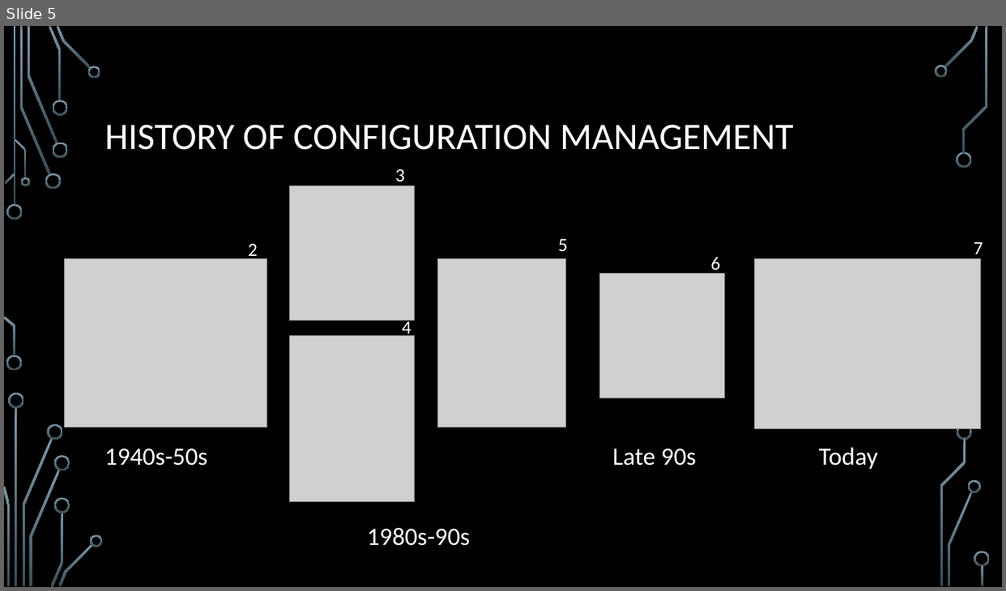
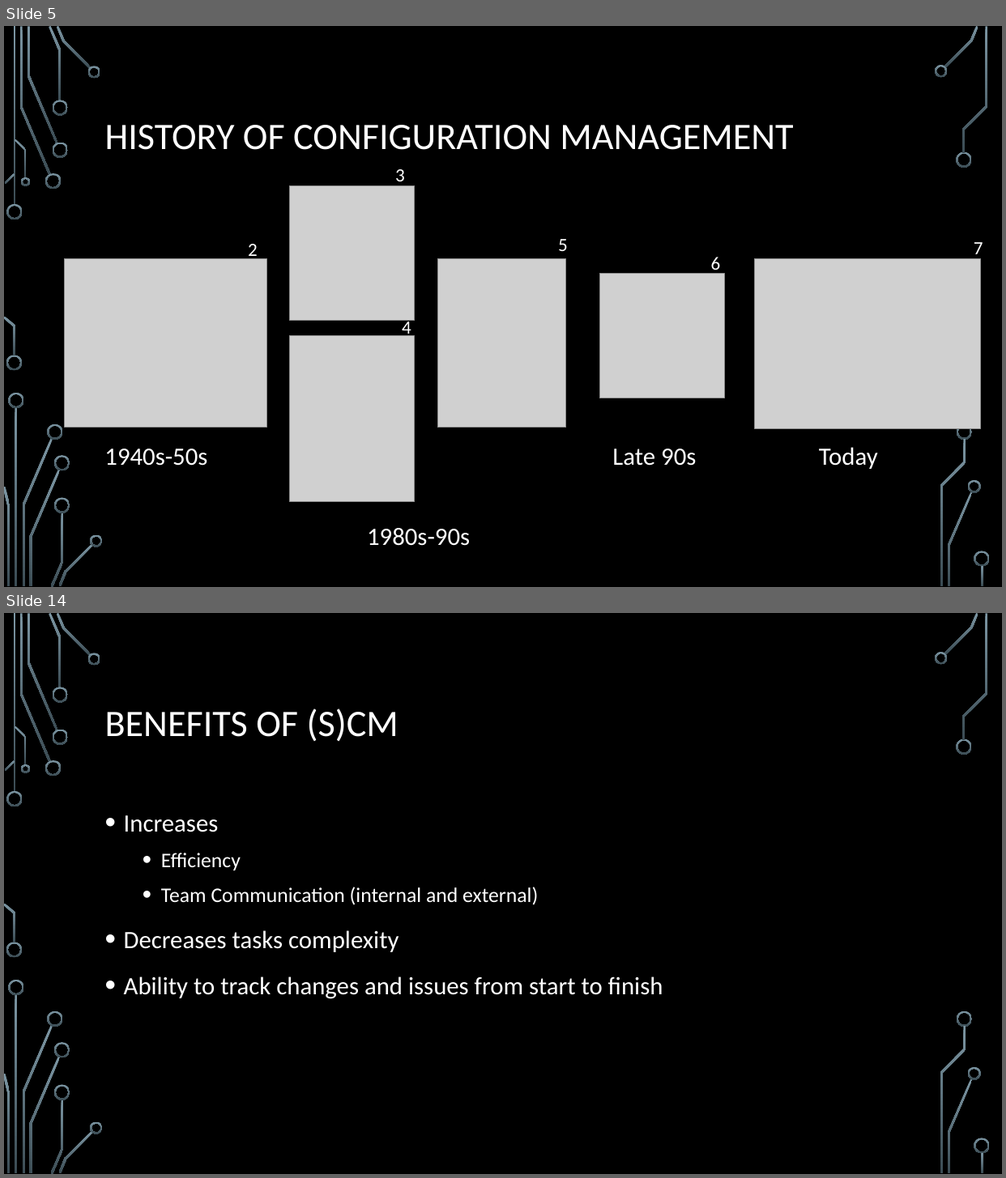
Before and after one commit to ChrisIrvine/SysEng-CM-Report, a slide deck: presentation/presentation.pptx. Shown one above the other, each under a label of ours: slide 5 before the commit, slides 5 and 14 after it; the slides between them are not shown. The pictures are 1006x591 and 1006x1178 pixels, drawn with LibreOffice and Linux fonts; fonts in the diff are those of the drawing; grey boxes stand for pictures; background and template pictures are left out. Boxes give left, top, right and bottom in pixels: in the first picture for what was removed or moved away, otherwise in the second. Text is boxed around its words. In the diff, an @@ line names an element or a change of style, - is before the commit and + after.

```diff
--- a/presentation/presentation.pptx
+++ b/presentation/presentation.pptx
@@ slide 14 added at [4, 613, 1002, 1174], background picture (left out); not listed: 36 template elements that a slide beside it also shows @@
@@ title added at [105, 709, 398, 742], 36 pt, text #FFFFFF @@
+BENEFITS OF (S)CM
@@ text added at [124, 815, 663, 999], 24 pt, text #FFFFFF @@
+• Increases
+  • Efficiency
+  • Team Communication (internal and external)
+• Decreases tasks complexity
+• Ability to track changes and issues from start to finish
```
Also in this commit, not shown: 3 slides changed, 10 other slides added, 1 other file.
